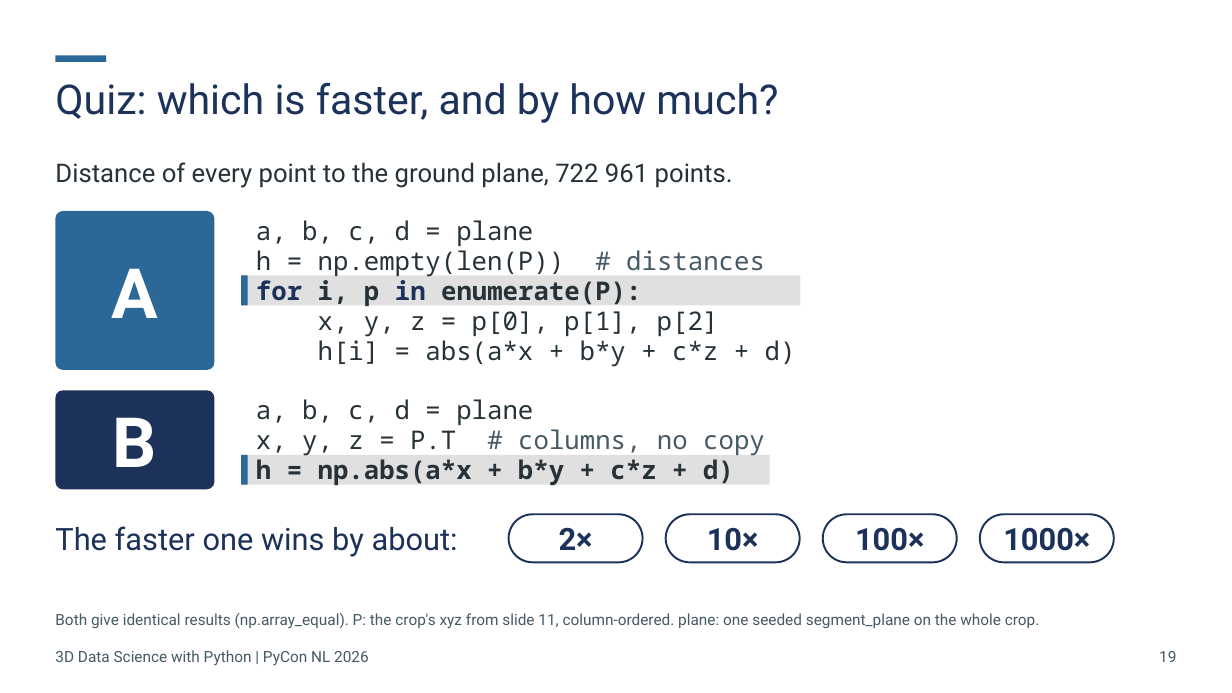
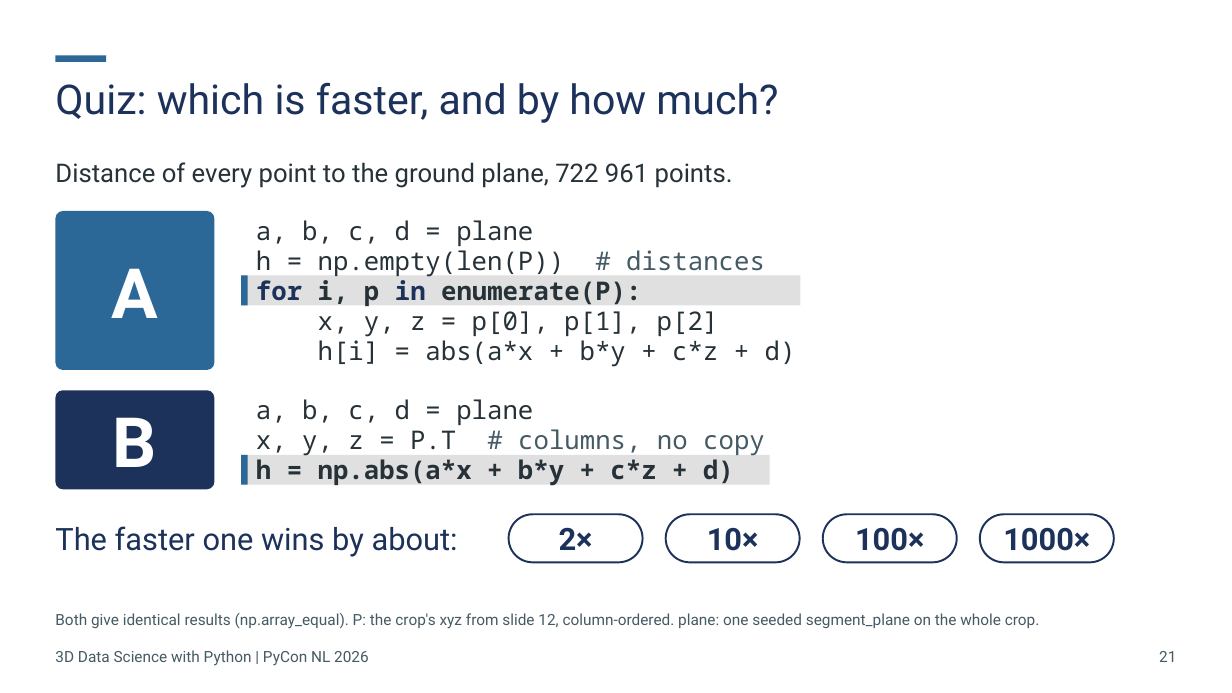
Before and after one commit to Sloppy1999/pycon-nl-2026-3d-data-science, a slide deck: slide 21 of deck/out/20261015_PyCon-NL_3D-Data-Science.pptx (slide 19 before the commit). Drawn at 1232x693 pixels with LibreOffice and Linux fonts; fonts in the diff are those of the drawing. Boxes give left, top, right and bottom in pixels: in the first picture for what was removed or moved away, otherwise in the second. Text is boxed around its words. In the diff, an @@ line names an element or a change of style, - is before the commit and + after.

```diff
--- a/deck/out/20261015_PyCon-NL_3D-Data-Science.pptx
+++ b/deck/out/20261015_PyCon-NL_3D-Data-Science.pptx
@@ text at bbox=[55, 613, 1040, 629]: text changed @@
-Both give identical results (np.array_equal). P: the crop's xyz from slide 11, column-ordered. plane: one seeded segment_plane on the whole crop.
+Both give identical results (np.array_equal). P: the crop's xyz from slide 12, column-ordered. plane: one seeded segment_plane on the whole crop.
@@ page number at bbox=[1159, 651, 1176, 662]: text changed @@
-19
+21
```
Also in this commit, not shown: 16 other slides changed, 2 slides added, 2 slides removed, 17 other files.
